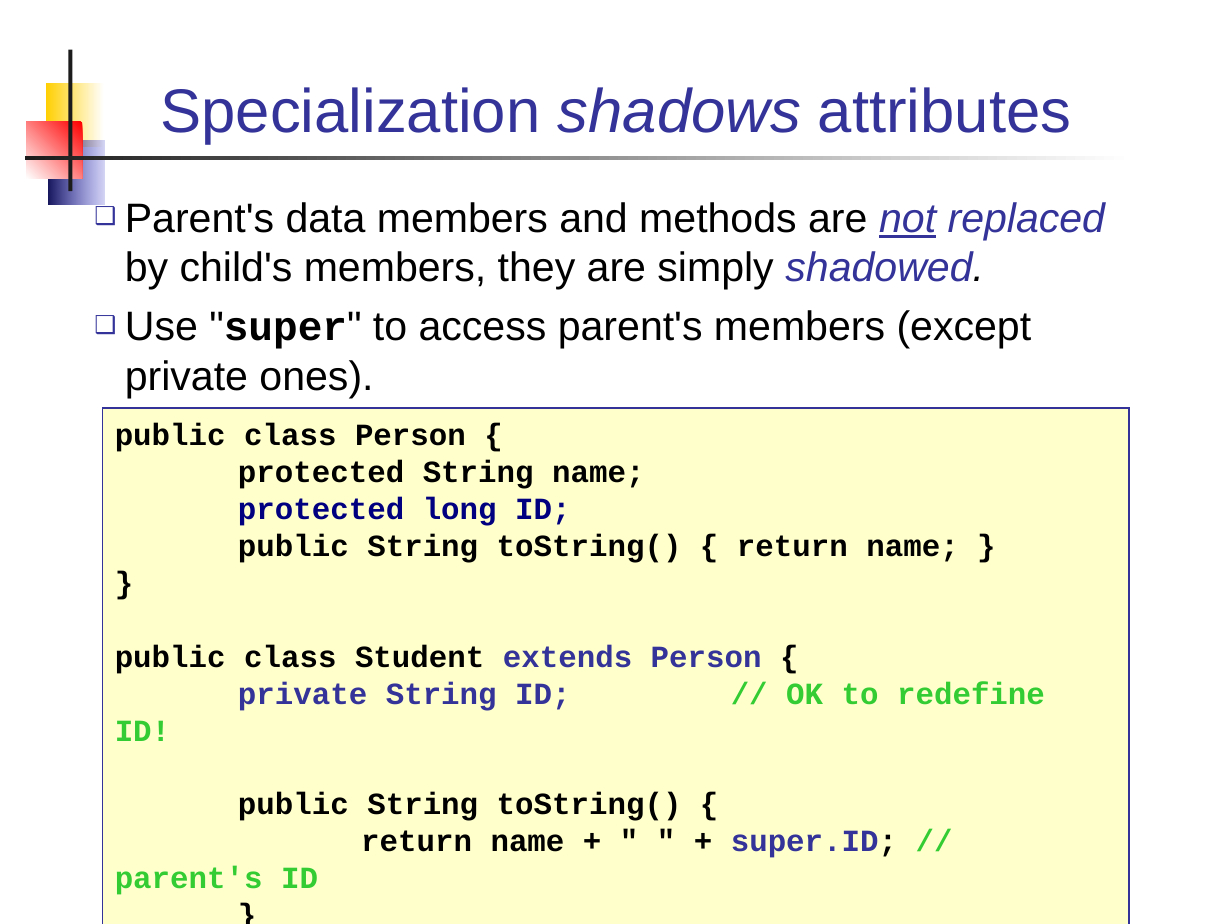
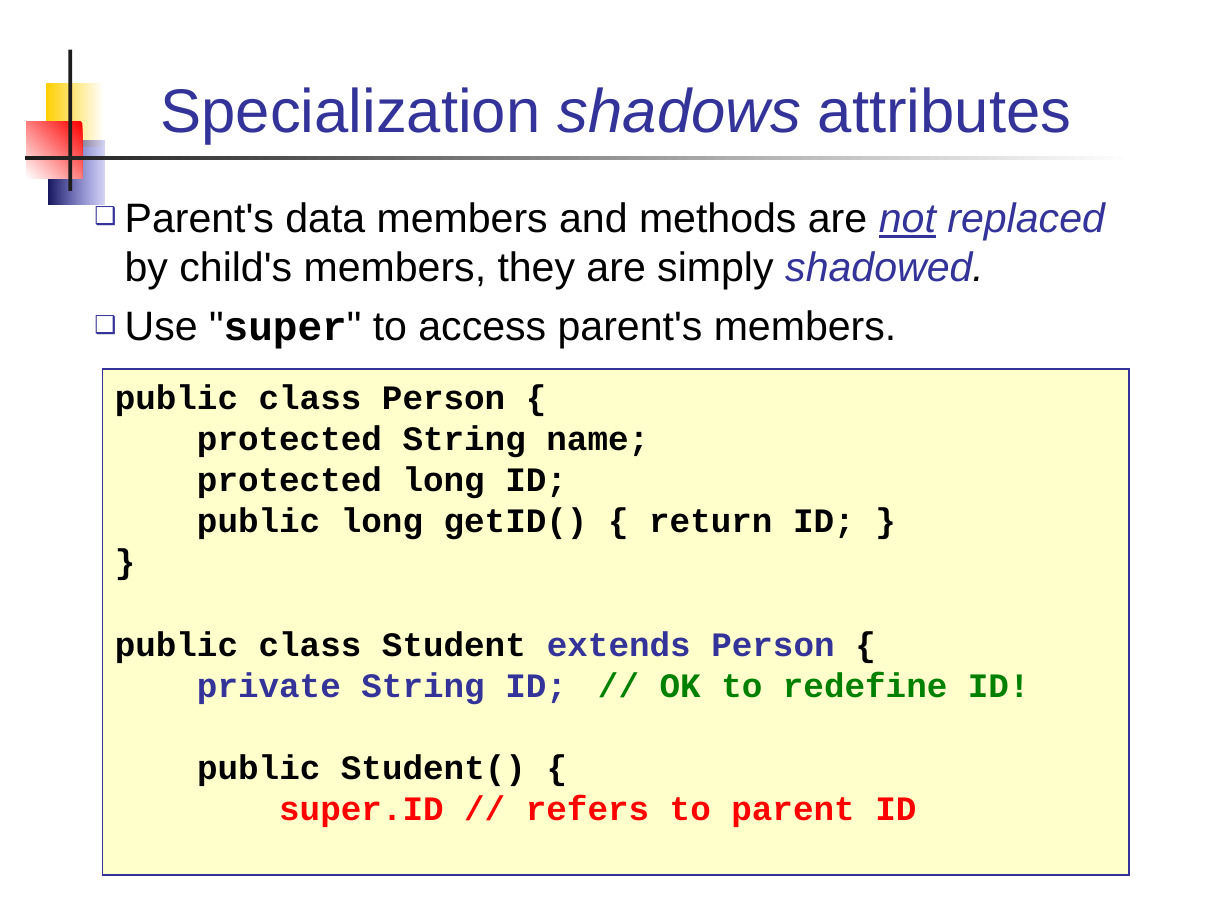
Before and after one commit to skeoop/skeoop.github.io, a slide deck: slide 13 of week4/Inheritance-2-Design.ppt. Drawn at 1232x924 pixels with LibreOffice and Linux fonts; fonts in the diff are those of the drawing. Boxes give left, top, right and bottom in pixels: in the first picture for what was removed or moved away, otherwise in the second. Text is boxed around its words. In the diff, an @@ line names an element or a change of style, - is before the commit and + after.

```diff
--- a/week4/Inheritance-2-Design.ppt
+++ b/week4/Inheritance-2-Design.ppt
@@ text at bbox=[125, 310, 897, 349]: text changed @@
-❑ Use "super" to access parent's members (except private ones).
+❑ Use "super" to access parent's members.
@@ rectangle "public class Person {": place and size @@
-rectangle "public class Person {" at bbox=[102, 408, 1129, 924]
+rectangle "public class Person {" at bbox=[102, 370, 1129, 875]
@@ text in rectangle at bbox=[115, 384, 1030, 705]: size 18 to 20 pt in "public class Person {", "protected String name;", "protected long ID;", "}" and 2 more places; text colour #000080 to #000000 in "protected long ID;"; text colour #33CC33 to #008000 in "// OK to redefine ID!" @@
@@ text in rectangle at bbox=[197, 507, 855, 540]: text changed; size 18 to 20 pt @@
-public String toString() { return name; }
+public long getID() { return ID; }
@@ text in rectangle at bbox=[197, 754, 916, 827]: text changed; size 18 to 20 pt; text colour #000000 to #FF0000 @@
-public String toString() {
-return name + " " + super.ID; // parent's ID
-}
-}
+public Student() {
+super.ID // refers to parent ID
```
Also in this commit, not shown: 18 other slides changed, 6 other files.
